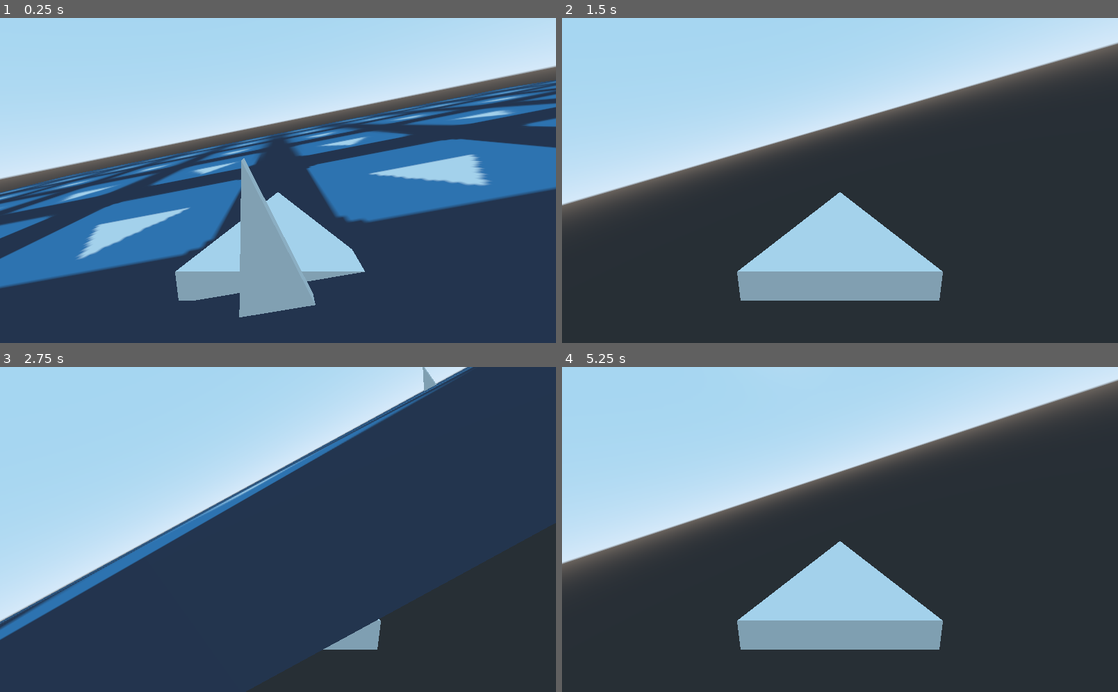
Above: before the commit, frames 1-4 (two rows, left to right).
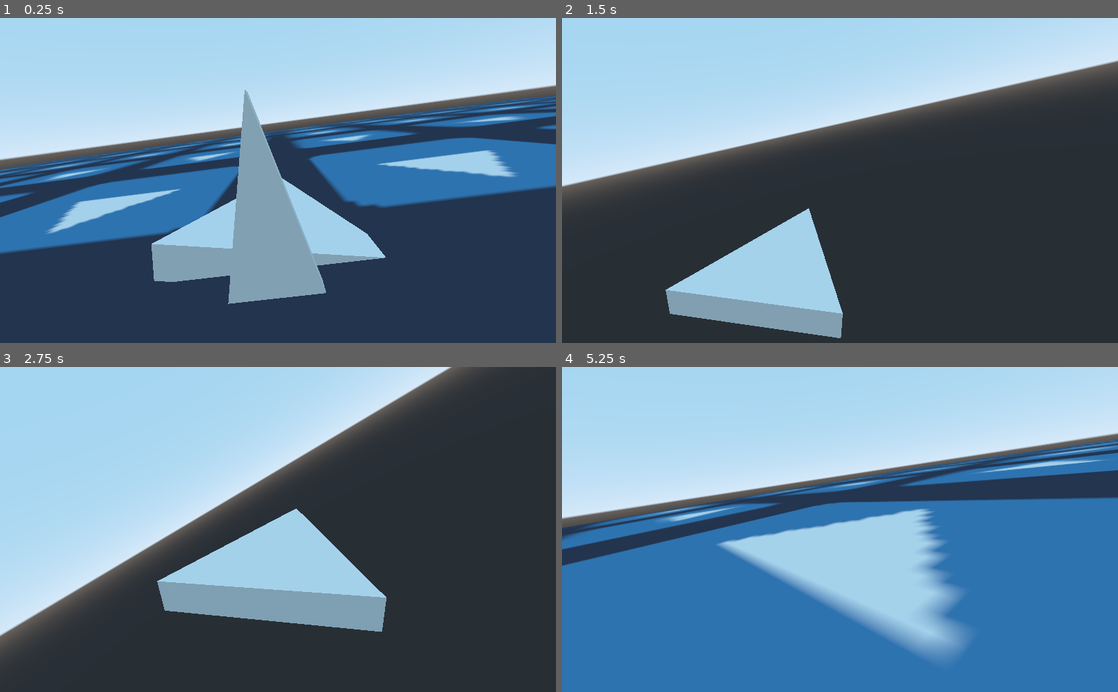
Above: after the commit, the same moments.

Repository: winston-yallow/godot_wild_jam_20
Game: Godot game, scene res://maps/00_Test.tscn
Two runs of this game, one before a commit and one after it. Both use one fixed random seed, a clock stepped at 60 frames per second and the inputs below. The engine's default icon, where the game draws it, is replaced by a stand-in: a white triangle on a blue panel in a dark square.
Inputs:
- Up to frame 1 (0.25 s): no input
- Up to frame 2 (1.5 s): hold D (game_right) 0.53-1.28 s; hold S (game_down) from 1.28 s (still down)
- Up to frame 3 (2.75 s): release S (game_down) at 2.03 s; hold D (game_right) from 2.03 s (still down)
- Up to frame 4 (5.25 s): release D (game_right) at 2.78 s; hold W (game_up) 2.78-3.53 s; hold A (game_left) 3.53-5.03 s; hold S (game_down) from 5.03 s (still down)

The runs differ from the first frame. In frame 1, 27% of the frame differs, in the area x 0-100%, y 14-93%; in frame 2, 15%; in frame 3, 41%; in frame 4, 68%, in the area x 0-100%, y 0-100%.

Commit message:
Second track and smooth camera for test map

Diff:
--- a/game/maps/00_Test.tscn
+++ b/game/maps/00_Test.tscn
@@ -16,6 +16,12 @@
 "tilts": PoolRealArray( 0, 0, 0, 0, 0 )
 }
 
+[sub_resource type="Curve3D" id=5]
+_data = {
+"points": PoolVector3Array( 0, 0, -5, 0, 0, 5, 0, 0, 0, 0, 0, 0, 0, 0, 0, 5, 0, 5, 0, 0, -5, 0, 0, 5, 10, 0, 10, 0.988443, -0.148137, 0.0321927, -4.17619, 0.625883, -0.136015, 5, 1, 15, 2.99444, 0, 1.57881, -2.99444, 0, -1.57881, -5, 1, 12, 0, 0, 10, 0, 0, -10, -10, 0, -8.74228e-07 ),
+"tilts": PoolRealArray( 0, 0, 0, 0, 0, 0 )
+}
+
 [sub_resource type="PlaneMesh" id=3]
 size = Vector2( 50, 50 )
 
@@ -31,13 +37,29 @@
 [node name="Pathway2" parent="." instance=ExtResource( 1 )]
 transform = Transform( -1, 0, -8.74228e-08, 0, 1, 0, 8.74228e-08, 0, -1, -10, 0, 0 )
 curve = SubResource( 2 )
+degree = -90.0
+
+[node name="Pathway3" parent="." instance=ExtResource( 1 )]
+transform = Transform( -1, 0, -8.74228e-08, 0, 1, 0, 8.74228e-08, 0, -1, -10, 0, 0 )
+curve = SubResource( 5 )
+degree = 90.0
 
 [node name="Player" parent="." instance=ExtResource( 2 )]
 transform = Transform( -1, 0, -8.74228e-08, 0, 1, 0, 8.74228e-08, 0, -1, 0, 0, 0 )
 first_path = NodePath("../Pathway")
 
-[node name="Camera" type="Camera" parent="Player"]
-transform = Transform( 1, 2.12043e-08, 2.61051e-09, -2.12043e-08, 0.970139, 0.242548, 2.6105e-09, -0.242548, 0.970139, -2.04821e-07, 1.18044, 2.34287 )
+[node name="Position3D" type="Position3D" parent="Player"]
+transform = Transform( 1, 2.12043e-08, 2.61051e-09, -2.12043e-08, 0.970139, 0.242548, 2.6105e-09, -0.242548, 0.970139, -1.33401e-07, 0.864328, 1.52593 )
+
+[node name="Camera" type="Camera" parent="Player/Position3D"]
+transform = Transform( 1, -1.77636e-15, 7.10543e-15, 0, 1, 0, 0, 0, 1, 0, 0, 0 )
+
+[node name="InterpolatedCamera" type="InterpolatedCamera" parent="."]
+transform = Transform( -1, 1.77636e-15, -8.74228e-08, -2.12043e-08, 0.970139, 0.242548, 8.48123e-08, 0.242548, -0.970139, 0, 0.864328, -1.52593 )
+current = true
+target = NodePath("../Player/Position3D")
+speed = 8.0
+enabled = true
 
 [node name="Ground" type="MeshInstance" parent="."]
 mesh = SubResource( 3 )
Not shown: 1 places in game/maps/00_Test.tscn that only renumber resources
